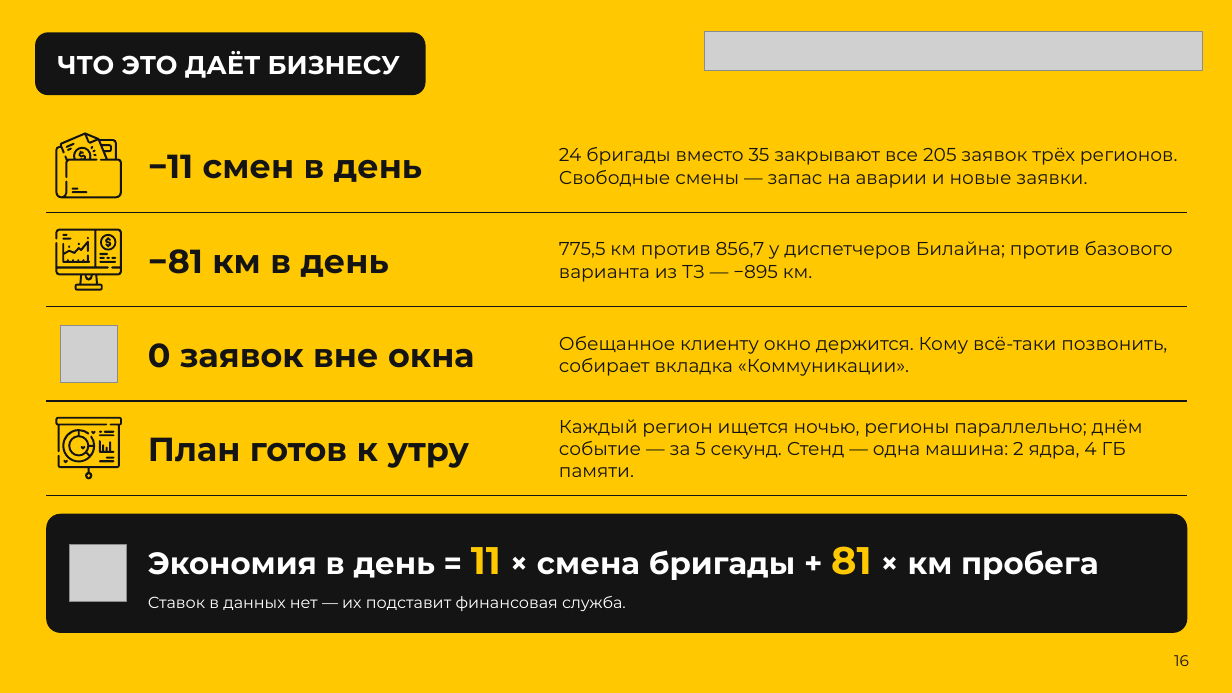
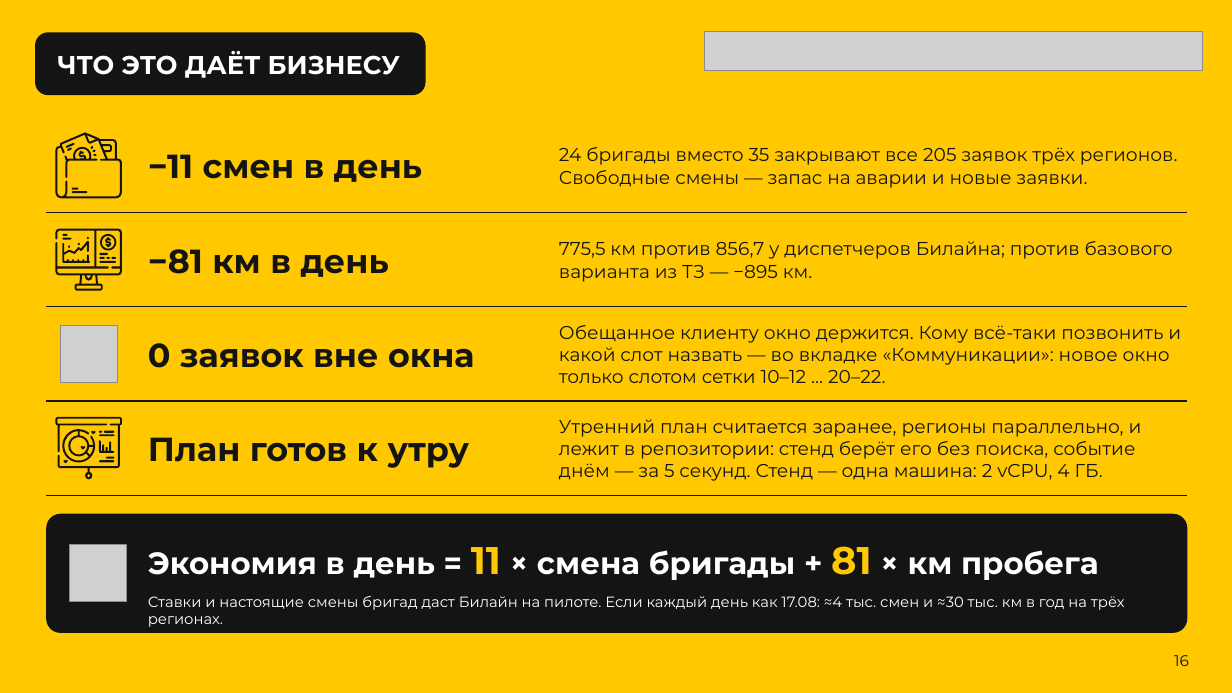
Before and after one commit to earlyr1/beeline-routing, a slide deck: slide 16 of ЛЦТ2026_Презентация_верные_обязательные_слайды.pptx. Drawn at 1232x693 pixels with LibreOffice and Linux fonts; fonts in the diff are those of the drawing; grey boxes stand for pictures. Boxes give left, top, right and bottom in pixels: in the first picture for what was removed or moved away, otherwise in the second. Text is boxed around its words. In the diff, an @@ line names an element or a change of style, - is before the commit and + after.

```diff
--- a/ЛЦТ2026_Презентация_верные_обязательные_слайды.pptx
+++ b/ЛЦТ2026_Презентация_верные_обязательные_слайды.pptx
@@ text at [559, 325, 1181, 383]: text changed @@
-Обещанное клиенту окно держится. Кому всё-таки позвонить, собирает вкладка «Коммуникации».
+Обещанное клиенту окно держится. Кому всё-таки позвонить и какой слот назвать — во вкладке «Коммуникации»: новое окно только слотом сетки 10–12 … 20–22.
@@ text at [559, 419, 1142, 481]: text changed @@
-Каждый регион ищется ночью, регионы параллельно; днём событие — за 5 секунд. Стенд — одна машина: 2 ядра, 4 ГБ памяти.
+Утренний план считается заранее, регионы параллельно, и лежит в репозитории: стенд берёт его без поиска, событие днём — за 5 секунд. Стенд — одна машина: 2 vCPU, 4 ГБ.
@@ text at [148, 596, 1125, 627]: text changed; size 12.5 to 11.5 pt @@
-Ставок в данных нет — их подставит финансовая служба.
+Ставки и настоящие смены бригад даст Билайн на пилоте. Если каждый день как 17.08: ≈4 тыс. смен и ≈30 тыс. км в год на трёх регионах.
```
Also in this commit, not shown: 12 other slides changed, 36 other files.
